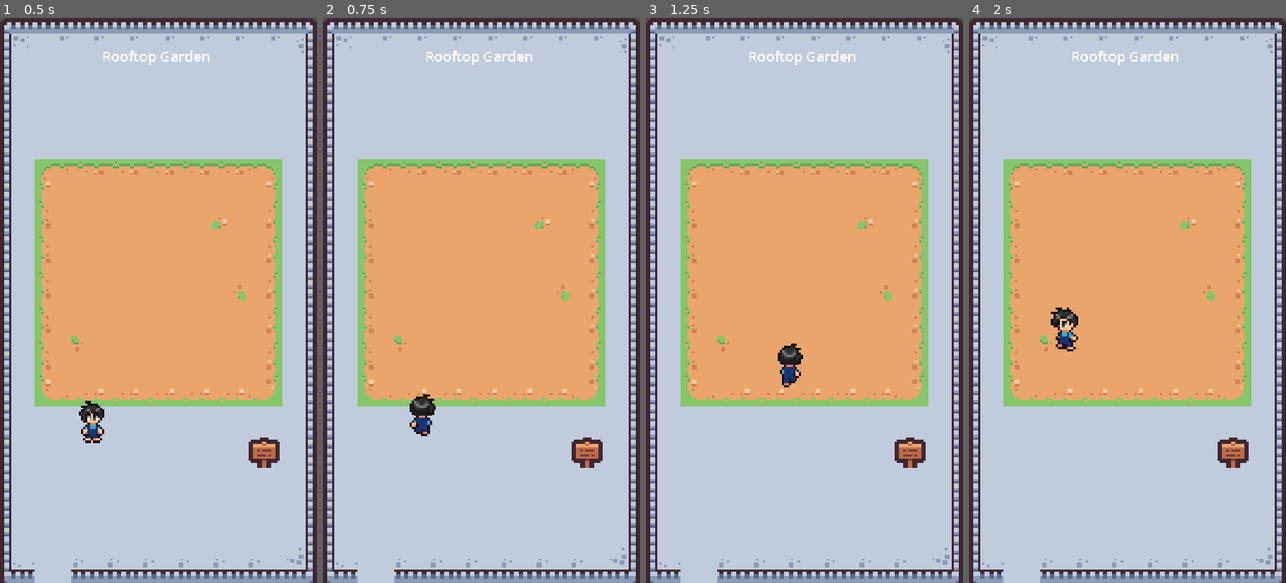
Above: before the commit, frames 1-4 (left to right).
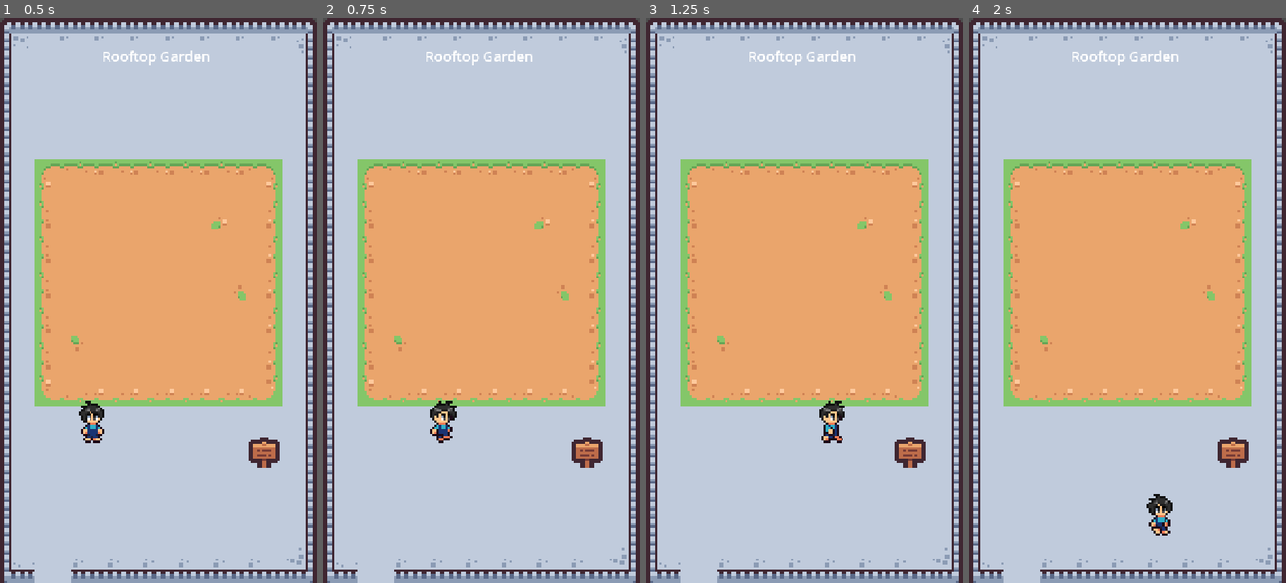
Above: after the commit, the same moments.

Repository: adnjoo/rooftop-garden
Game: Godot game, scene res://scenes/main.tscn
Two runs of this game, one before a commit and one after it. Both use one fixed random seed, a clock stepped at 60 frames per second and the inputs below.
Inputs (mouse positions are in pixels of both pictures, inside the frame that each line leads up to):
- Up to frame 1 (0.5 s): no input
- Up to frame 2 (0.75 s): move the mouse to (551, 272) at 0.52 s; hold D (move_right) from 0.53 s (still down); click (551, 272) at 0.67 s
- Up to frame 3 (1.25 s): keep holding D (move_right)
- Up to frame 4 (2 s): move the mouse to (1064, 328) at 1.27 s; release D (move_right) at 1.28 s; hold S (move_down) from 1.28 s (still down); click (1064, 328) at 1.42 s

Frame 1 is identical in both runs. In frame 2, 0.8% of the frame differs, in the area x 27-43%, y 66-76%; in frame 3, 0.8%; in frame 4, 0.9%, in the area x 25-65%, y 51-92%.

Commit message:
feat: add WASD keyboard controls alongside tap-to-move
- WASD/arrow keys for direct keyboard movement
- Tap/click to move to destination
- Keyboard input takes priority and cancels tap-to-move

Diff:
--- a/scripts/player.gd
+++ b/scripts/player.gd
@@ -4,7 +4,7 @@
 const ARRIVAL_THRESHOLD = 10.0
 
 var target_position: Vector2
-var is_moving = false
+var is_moving_to_target = false
 var last_direction = Vector2.DOWN
 
 func _ready() -> void:
@@ -14,19 +14,28 @@
 	if event is InputEventMouseButton:
 		if event.button_index == MOUSE_BUTTON_LEFT and event.pressed:
 			target_position = get_global_mouse_position()
-			is_moving = true
+			is_moving_to_target = true
 	elif event is InputEventScreenTouch:
 		if event.pressed:
 			target_position = get_canvas_transform().affine_inverse() * event.position
-			is_moving = true
+			is_moving_to_target = true
 
 func _physics_process(_delta: float) -> void:
-	if is_moving:
+	# Check for WASD/arrow key input
+	var keyboard_direction = Input.get_vector("move_left", "move_right", "move_up", "move_down")
+
+	if keyboard_direction != Vector2.ZERO:
+		# Keyboard input takes priority - cancel tap-to-move
+		is_moving_to_target = false
+		last_direction = keyboard_direction
+		velocity = keyboard_direction * SPEED
+	elif is_moving_to_target:
+		# Tap-to-move
 		var direction = (target_position - global_position).normalized()
 		var distance = global_position.distance_to(target_position)
 
 		if distance < ARRIVAL_THRESHOLD:
-			is_moving = false
+			is_moving_to_target = false
 			velocity = Vector2.ZERO
 		else:
 			last_direction = direction
